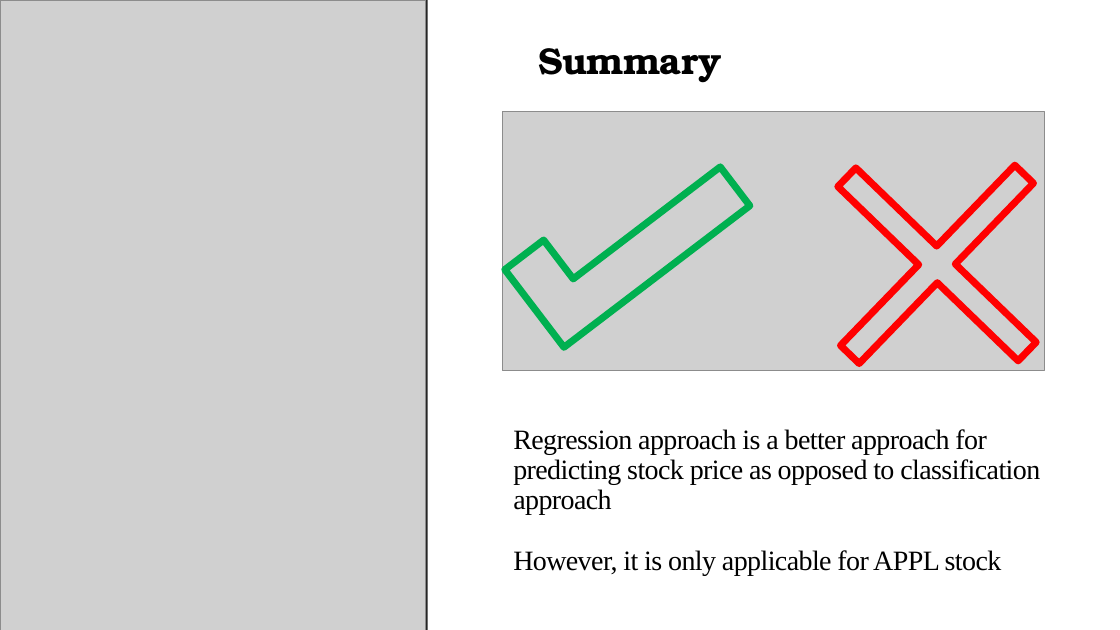
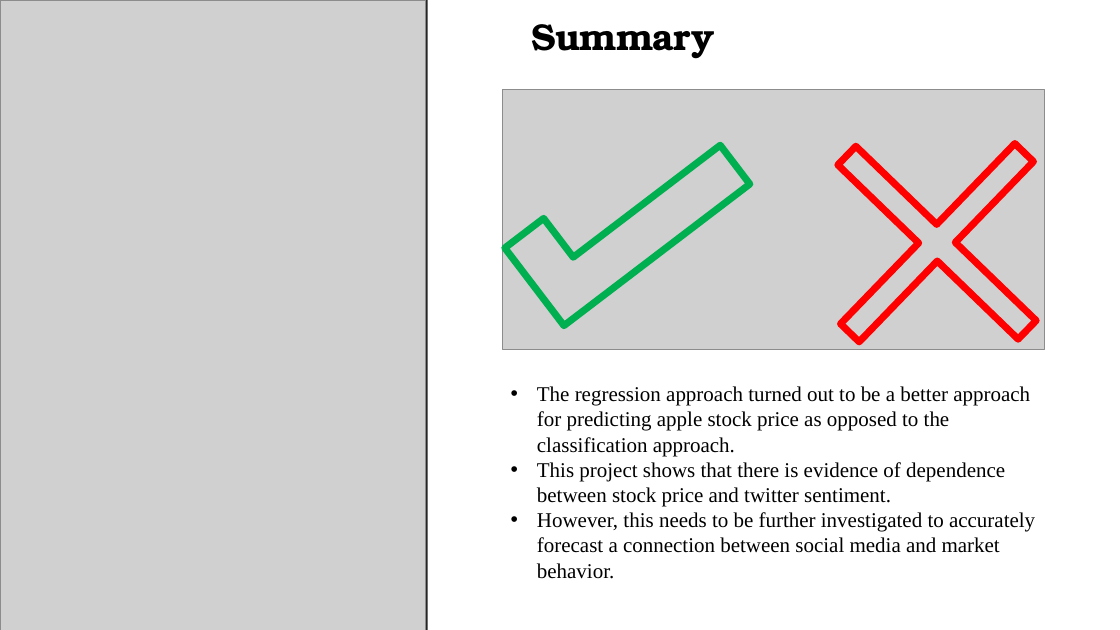
Before and after one commit to you915/Sentiment-Analysis-of-Twitter-Data-for-predicting-Apple-stock-price, a slide deck: slide 8 of Project 2 - Group 4.pptx. Drawn at 1120x630 pixels with LibreOffice and Linux fonts; fonts in the diff are those of the drawing; grey boxes stand for pictures. Boxes give left, top, right and bottom in pixels: in the first picture for what was removed or moved away, otherwise in the second. Text is boxed around its words. In the diff, an @@ line names an element or a change of style, - is before the commit and + after.

```diff
--- a/Project 2 - Group 4.pptx
+++ b/Project 2 - Group 4.pptx
@@ text "Summary": place and size @@
-text "Summary" at [538,48,722,83]
+text "Summary" at [531,24,715,59]
@@ 1 picture, 1 plus, 1 corner: place and size @@
-1 picture, 1 plus, 1 corner at [502,87,1115,442]
+1 picture, 1 plus, 1 corner at [502,66,1115,421]
@@ text "The regression approach turned out ..." at [537,386,1035,579]: vertical alignment bottom to top @@
@@ text at [537,386,1035,579]: text changed; size 24 to 18 pt @@
-Regression approach is a better approach for predicting stock price as opposed to classification approach
-However, it is only applicable for APPL stock
+• The regression approach turned out to be a better approach for predicting apple stock price as opposed to the classification approach.
+• This project shows that there is evidence of dependence between stock price and twitter sentiment.
+• However, this needs to be further investigated to accurately forecast a connection between social media and market behavior.
```
Also in this commit, not shown: 3 other slides changed, 1 other file.
